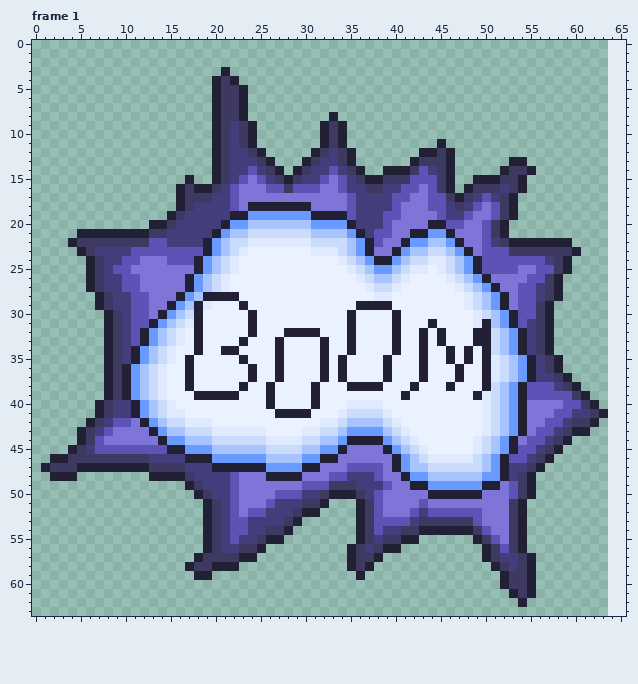
Two states of a pixel-art file, Art/Christmas Skin/snow explosion.aseprite. The first picture shows the starting point.
64x64 pixels, 1 frame. Shown: frame 1. The old version is drawn lined up with the new one, on the new canvas. The commit also changed other frames, which this record leaves out.
The same view after the edit:
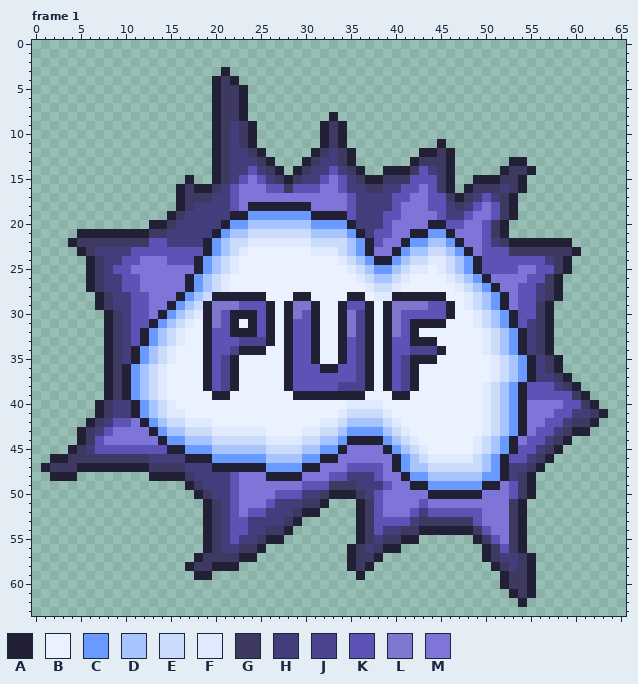
Palette (. is transparent): A #222034  B #eaf1ff  C #699aff  D #a7c4ff  E #cbdbfc  F #e0eaff  G #3d3961  H #433d7c  J #4b438f  K #5d53b6  L #7f76cd  M #7f75d8
Edits made:
canvas 64x64 -> 66x64
Frame 1:
Colour B becomes colour A in row 28 at x 23 to 25, 29 to 30, 35 to 36 and 40 to 45; in row 29 at x 26, 28, 31, 34 and 46; in row 30 at x 19, 22 to 23, 26, 28, 31, 34, 37, 39 and 46; in row 31 at x 19, 22, 26, 28, 31, 34, 37, 39, 42 to 43 and 45; in row 32 at x 19, 22 to 23, 26, 34, 37, 39 and 42; in row 33 at x 19, 26, 28, 31, 34, 37, 39, 42 and 44.
Colour B becomes colour A in row 34 at x 19, 23 to 25, 28, 31, 34, 37, 39 and 45; in row 35 at x 19, 22, 28, 31, 37, 42 and 44; in row 36 at x 19, 22, 28, 33, 37 and 42; in row 37 at x 19, 22, 28, 37 and 42; in row 38 at x 19, 22, 28 and 39; in row 39 at x 29 to 30, 32 to 36 and 40.
Colour F becomes colour A in row 29 at x 19.
Colour A becomes colour B in row 29 at x 38; in row 31 at x 18; in row 32 at x 18, 43, 45 and 49; in row 33 at x 18, 27, 32, 45 and 49; in row 34 at x 18, 27, 32, 46 and 48; in row 35 at x 17, 23, 27, 32, 46, 48 and 50.
Colour A becomes colour B in rows 36 to 37 at x 17, 24, 27, 43, 47 and 50; in row 38 at x 17, 23, 26, 38 and 46; in row 39 at x 18 to 19, 22, 26 and 49; in row 40 at x 26 and 31; in row 41 at x 27 to 30.
Colour A becomes colour E in row 28 at x 19; in row 29 at x 18; in row 31 at x 50.
Colour A becomes colour F in row 30 at x 18; in rows 32 to 34 at x 50; in row 38 at x 50.
Colour A becomes colour J in row 33 at x 23; in row 34 at x 22 and 43; in row 38 at x 35 to 36.
Colour B becomes colour J in rows 30 to 32 at x 36; in row 33 at x 24 to 25 and 36; in row 34 at x 36, 42 and 44; in rows 35 to 37 at x 21, 36 and 41; in row 38 at x 21, 34 and 41.
Colour A becomes colour K in row 29 at x 23 and 36; in row 32 at x 29 to 30; in row 33 at x 35 and 40; in row 34 at x 21, 35 and 40; in row 36 at x 34; in row 37 at x 32 and 34.
Colour A becomes colour K in row 38 at x 31.
Colour B becomes colour K in row 29 at x 24 to 25, 35 and 44 to 45; in row 30 at x 21, 25, 30 and 41 to 45; in row 31 at x 21, 25, 29 to 30 and 41; in row 32 at x 20 to 21, 25 and 41; in row 33 at x 20 to 22, 29 to 30 and 41; in row 34 at x 20, 29 to 30 and 41.
Colour B becomes colour K in row 35 at x 20, 29 to 30, 35 and 40; in row 36 at x 20, 29 to 31, 35 and 40; in row 37 at x 20, 29 to 31, 33, 35 and 40; in row 38 at x 20, 29 to 30, 32 to 33 and 40.
Colour A becomes colour L in rows 30 to 32 at x 35 and 40.
Colour B becomes colour L in row 29 at x 20 to 22, 29 to 30 and 40 to 43; in row 30 at x 20 and 29; in row 31 at x 20.
